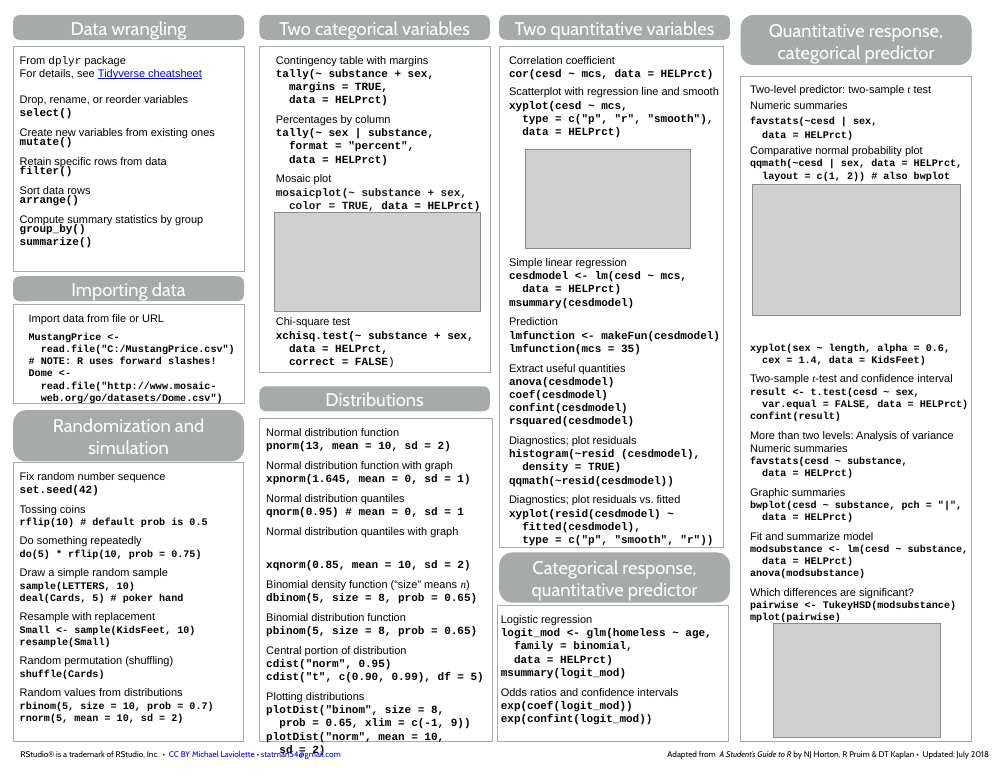
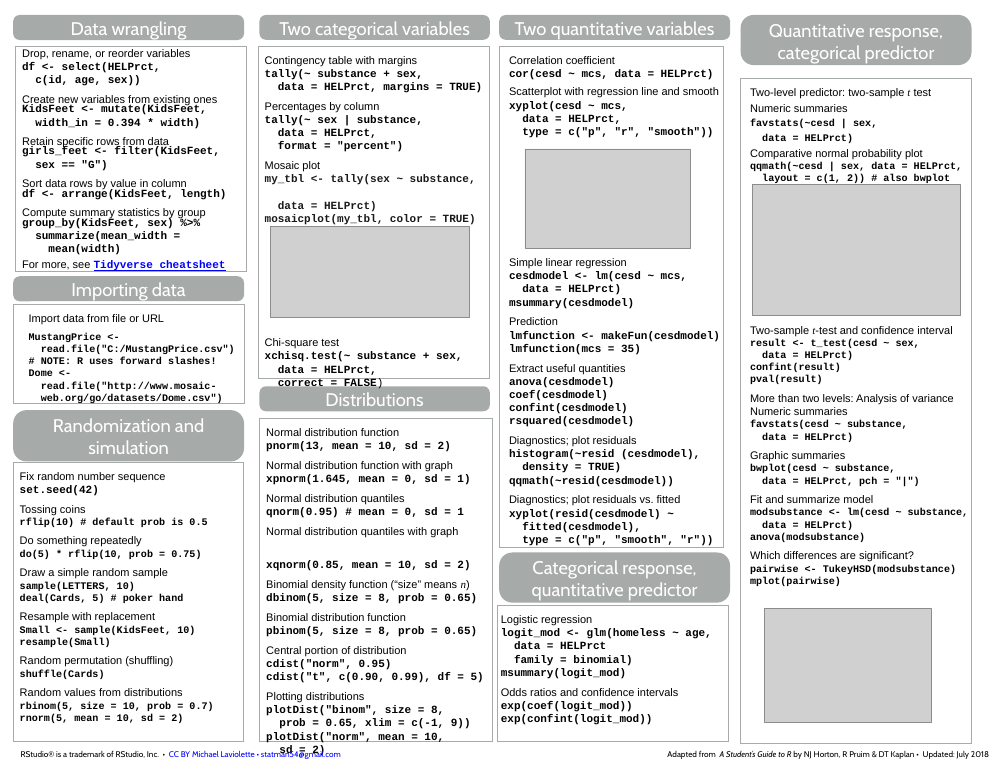
Before and after one commit to mlaviolet/Mosaic-cheatsheets, a slide deck: slide 2 of mosaic-cheatsheet-lattice.pptx. Drawn at 1008x779 pixels with LibreOffice and Linux fonts; fonts in the diff are those of the drawing; grey boxes stand for pictures. Boxes give left, top, right and bottom in pixels: in the first picture for what was removed or moved away, otherwise in the second. Text is boxed around its words. In the diff, an @@ line names an element or a change of style, - is before the commit and + after.

```diff
--- a/mosaic-cheatsheet-lattice.pptx
+++ b/mosaic-cheatsheet-lattice.pptx
@@ text in rectangle at bbox=[20, 56, 202, 79]: paragraphs removed @@
-From dplyr package
-For details, see Tidyverse cheatsheet
@@ rectangle "Contingency table with margins": place and size @@
-rectangle "Contingency table with margins" at bbox=[259, 46, 490, 372]
+rectangle "Contingency table with margins" at bbox=[258, 46, 489, 377]
@@ text in rectangle at bbox=[265, 56, 417, 66]: text colour #000000 to #1A1A1A in "data = HELPrct)"; more space between paragraphs @@
@@ text in rectangle at bbox=[22, 63, 161, 86]: text changed @@
-select()
+df <- select(HELPrct,
+c(id, age, sex))
@@ text in rectangle at bbox=[278, 82, 482, 93]: text changed @@
-margins = TRUE,
-data = HELPrct)
+data = HELPrct, margins = TRUE)
@@ text in rectangle at bbox=[22, 105, 206, 129]: text changed @@
-mutate()
+KidsFeet <- mutate(KidsFeet,
+width_in = 0.394 * width)
@@ text in rectangle at bbox=[522, 114, 714, 138]: text changed @@
-type = c("p", "r", "smooth"),
-data = HELPrct)
+data = HELPrct,
+type = c("p", "r", "smooth"))
@@ text in rectangle at bbox=[22, 147, 226, 200]: text changed @@
-filter()
-Sort data rows
-arrange()
+girls_feet <- filter(KidsFeet,
+sex == "G")
+Sort data rows by value in column
+df <- arrange(KidsFeet, length)
@@ text in rectangle at bbox=[278, 129, 403, 152]: text changed @@
-format = "percent",
+data = HELPrct,
+format = "percent")
+Mosaic plot
+my_tbl <- tally(sex ~ substance,
@@ text in rectangle at bbox=[276, 174, 481, 212]: text changed @@
-Mosaic plot
-mosaicplot(~ substance + sex,
-color = TRUE, data = HELPrct)
+mosaicplot(my_tbl, color = TRUE)
@@ text in rectangle at bbox=[22, 218, 226, 271]: text changed @@
-group_by()
-summarize()
+group_by(KidsFeet, sex) %>%
+summarize(mean_width =
+mean(width)
+For more, see Tidyverse cheatsheet
@@ picture: place and size @@
-picture at bbox=[274, 212, 480, 311]
+picture at bbox=[270, 226, 469, 317]
@@ text in rectangle at bbox=[750, 344, 950, 365]: paragraphs removed @@
-Dotplot for smaller samples
-xyplot(sex ~ length, alpha = 0.6,
-cex = 1.4, data = KidsFeet)
@@ text in rectangle at bbox=[750, 339, 920, 384]: text changed @@
-result <- t.test(cesd ~ sex,
-var.equal = FALSE, data = HELPrct) confint(result)
+result <- t_test(cesd ~ sex,
+data = HELPrct)
+confint(result)
+pval(result)
@@ text in rectangle at bbox=[750, 465, 896, 486]: text changed @@
-bwplot(cesd ~ substance, pch = "|",
-data = HELPrct)
+bwplot(cesd ~ substance,
+data = HELPrct, pch = "|")
@@ picture: place and size @@
-picture at bbox=[774, 623, 940, 737]
+picture at bbox=[765, 609, 931, 722]
@@ text in rectangle at bbox=[514, 642, 632, 666]: text changed @@
-family = binomial,
-data = HELPrct)
+data = HELPrct
+family = binomial)
```
Also in this commit, not shown: 1 other slide changed, 3 other files.
